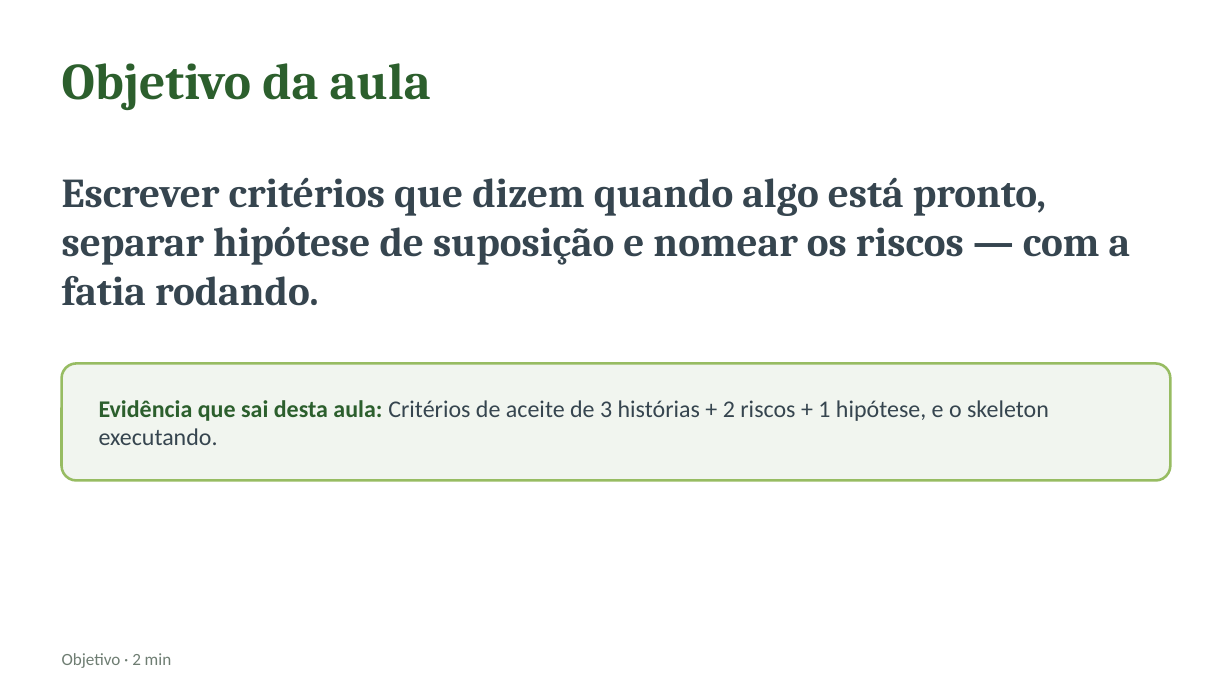
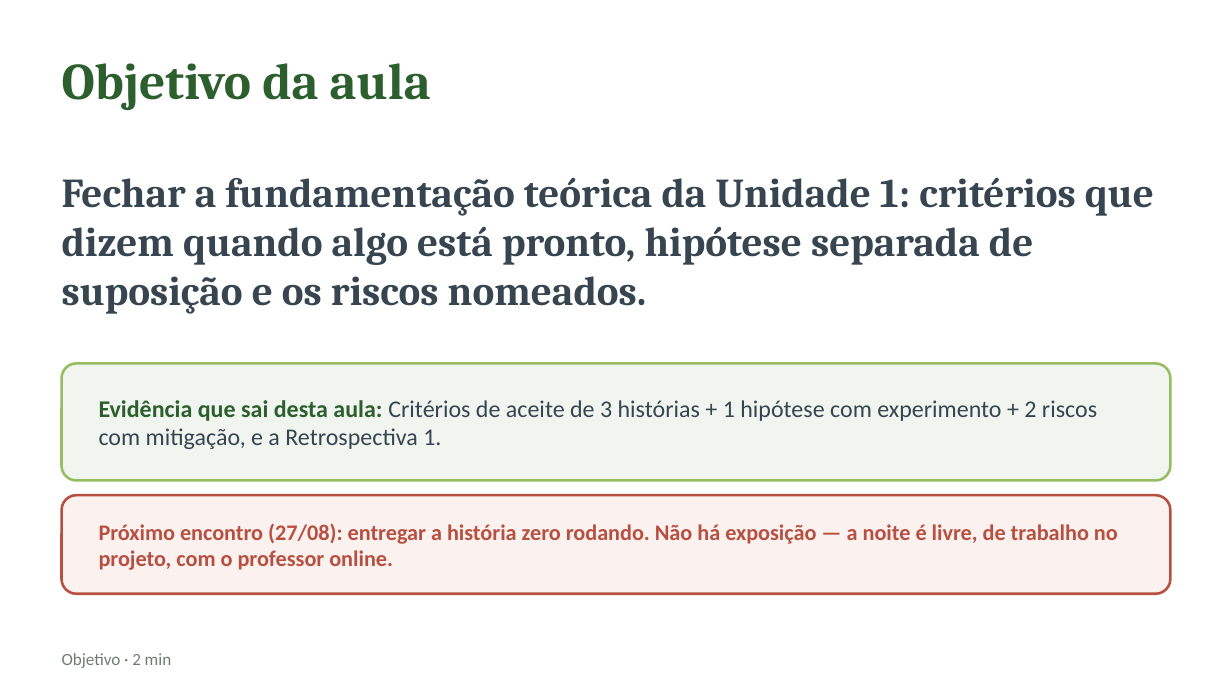
Before and after one commit to CatolicaSC-EngSoft/g1126-analise-projeto-desenvolvimento-agil-alunos, a slide deck: slide 4 of slides/aula-04-criterios-aceite-hipoteses-riscos.pptx. Drawn at 1232x693 pixels with LibreOffice and Linux fonts; fonts in the diff are those of the drawing. Boxes give left, top, right and bottom in pixels: in the first picture for what was removed or moved away, otherwise in the second. Text is boxed around its words. In the diff, an @@ line names an element or a change of style, - is before the commit and + after.

```diff
--- a/slides/aula-04-criterios-aceite-hipoteses-riscos.pptx
+++ b/slides/aula-04-criterios-aceite-hipoteses-riscos.pptx
@@ text at [62, 178, 1154, 314]: text changed @@
-Escrever critérios que dizem quando algo está pronto, separar hipótese de suposição e nomear os riscos — com a fatia rodando.
+Fechar a fundamentação teórica da Unidade 1: critérios que dizem quando algo está pronto, hipótese separada de suposição e os riscos nomeados.
@@ text at [99, 400, 1097, 449]: text changed @@
-Evidência que sai desta aula: Critérios de aceite de 3 histórias + 2 riscos + 1 hipótese, e o skeleton executando.
+Evidência que sai desta aula: Critérios de aceite de 3 histórias + 1 hipótese com experimento + 2 riscos com mitigação, e a Retrospectiva 1.
@@ rounded rectangle added at [62, 495, 1170, 594], fill #FBF1EF, outline #B85042 1.5 pt @@
@@ text added at [99, 523, 1118, 570], 13 pt, text #B85042, bold @@
+Próximo encontro (27/08): entregar a história zero rodando. Não há exposição — a noite é livre, de trabalho no projeto, com o professor online.
```
Also in this commit, not shown: 2 other slides changed, 11 slides added, 7 other files.
